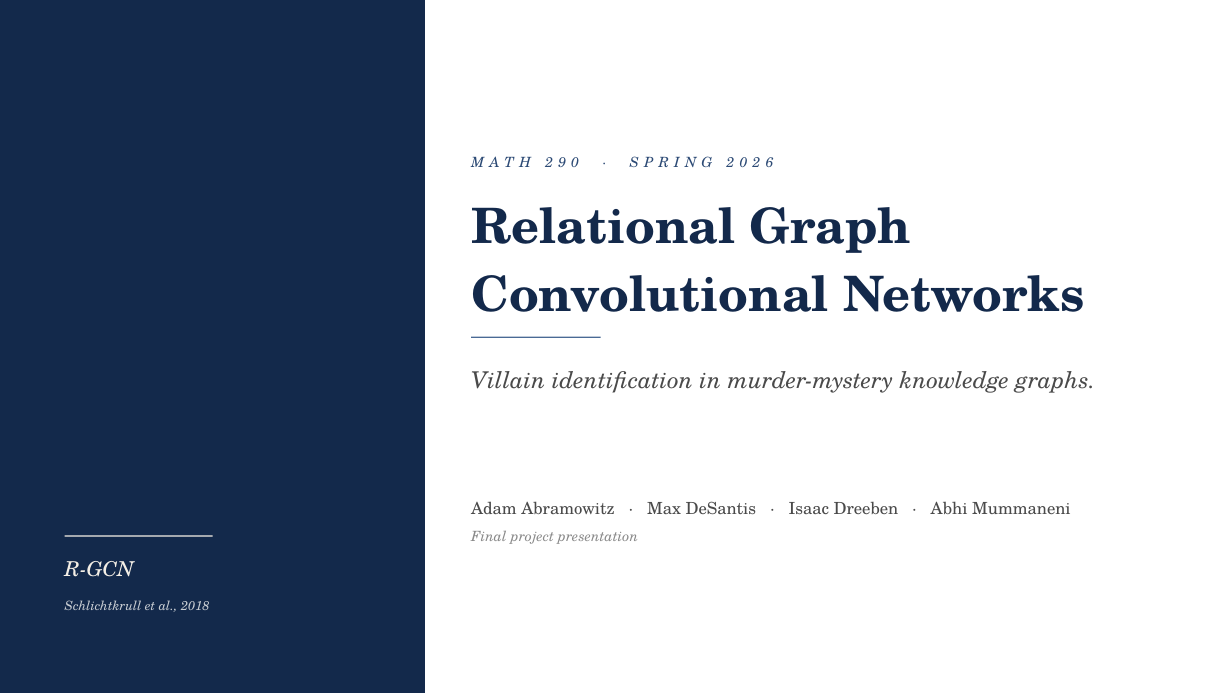
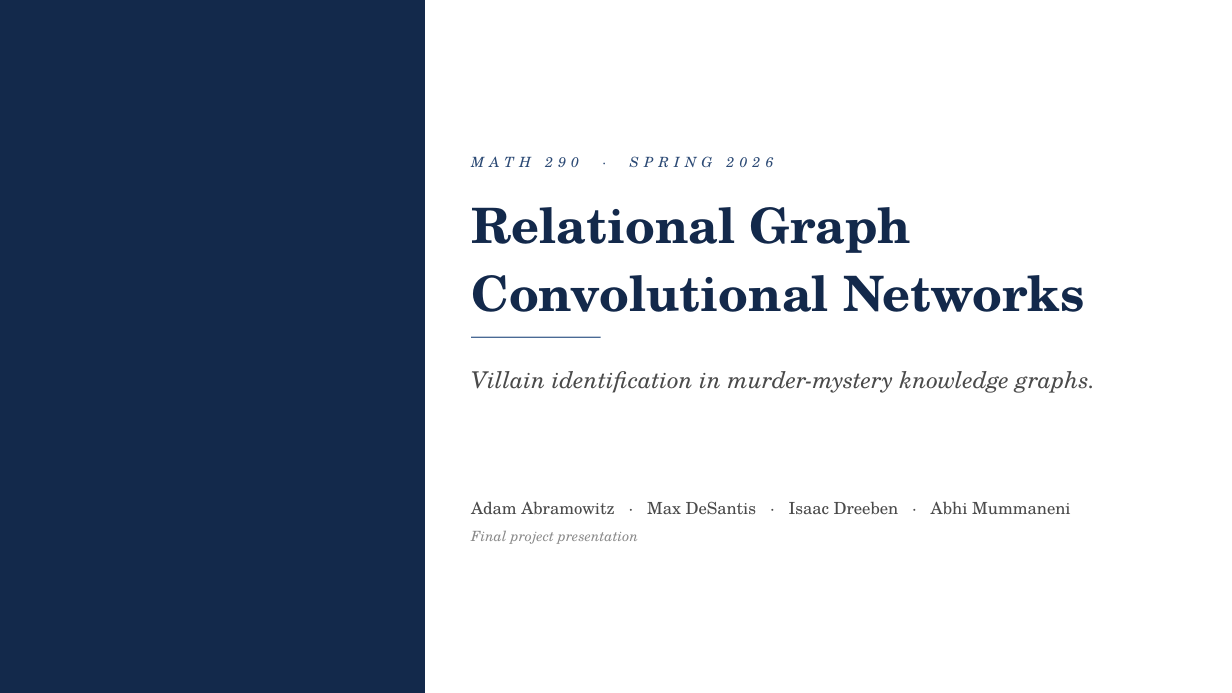
Before and after one commit to abmummaneni/290-Final-Project, a slide deck: slide 1 of RGCN_Academic_Presentation.pptx. Drawn at 1232x693 pixels with LibreOffice and Linux fonts; fonts in the diff are those of the drawing. Boxes give left, top, right and bottom in pixels: in the first picture for what was removed or moved away, otherwise in the second. Text is boxed around its words. In the diff, an @@ line names an element or a change of style, - is before the commit and + after.

```diff
--- a/RGCN_Academic_Presentation.pptx
+++ b/RGCN_Academic_Presentation.pptx
@@ line removed from (65, 536) to (213, 536) @@
@@ text removed at <box>65,561,134,577</box> @@
-R-GCN
@@ text removed at <box>65,600,209,612</box> @@
-Schlichtkrull et al., 2018
```
Also in this commit, not shown: 15 other slides changed, 3 slides added, 3 slides removed, 1 other file.
